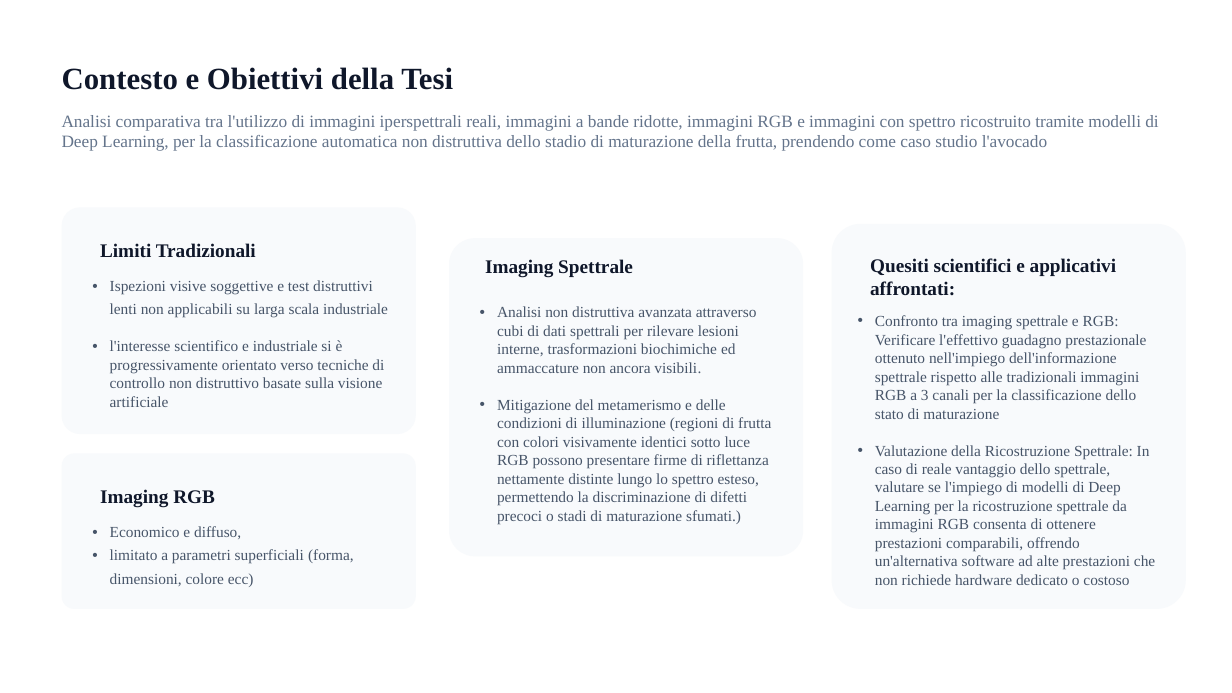
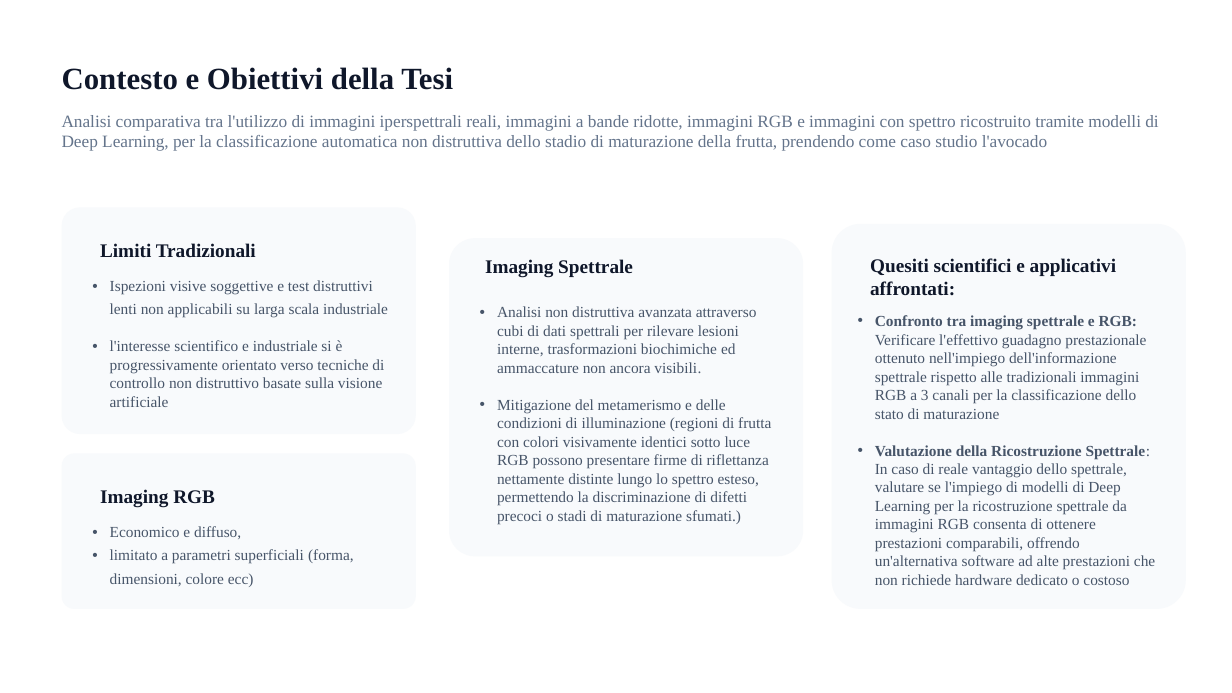
Before and after one commit to Barbera9/masterThesis, a slide deck: slide 2 of Analisi Iperspettrale e RGB per la Maturazione della Frutta.pptx. Drawn at 1232x693 pixels with LibreOffice and Linux fonts; fonts in the diff are those of the drawing. Boxes give left, top, right and bottom in pixels: in the first picture for what was removed or moved away, otherwise in the second. Text is boxed around its words. In the diff, an @@ line names an element or a change of style, - is before the commit and + after.

```diff
--- a/Analisi Iperspettrale e RGB per la Maturazione della Frutta.pptx
+++ b/Analisi Iperspettrale e RGB per la Maturazione della Frutta.pptx
@@ text "Confronto tra imaging spettrale e ..." at <box>875,315,1155,585</box>: bold on in "Confronto tra imaging spettrale e RGB:", "Valutazione della Ricostruzione Spettrale:" @@
```
Also in this commit, not shown: 3 other slides changed, 1 slide added.
